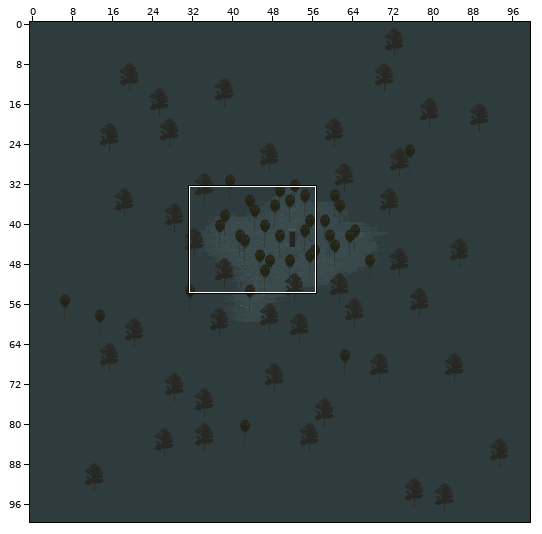
Level history. Tiled map: src/regions/allorova.tmx. The picture above shows the old version from afar; the outline marks the close-up.
Close-up. Before the commit:
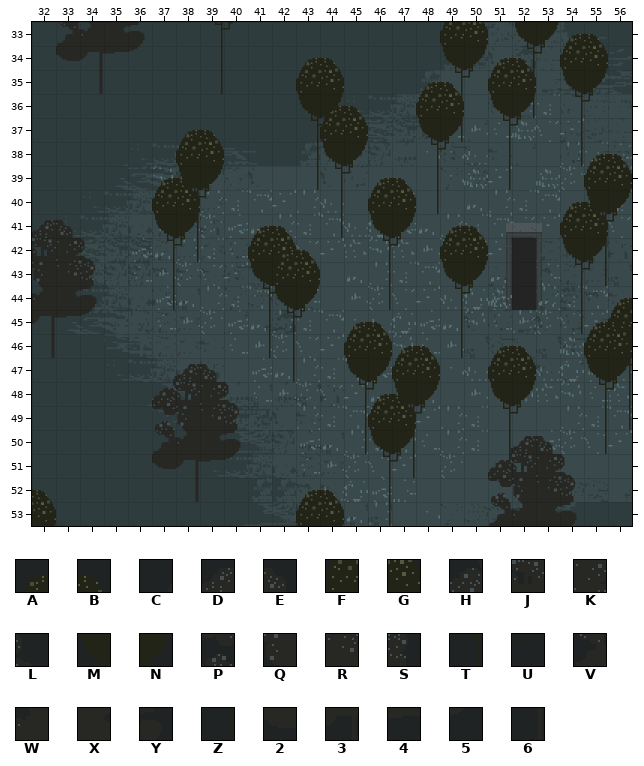
Cells are 32x32 px. Shown: x 32..56, y 33..53. The commit also changed other parts of the map, which this record leaves out.
Key: from "World": A 15, B 16, C 17, D 18, E 19, F 75, G 76, H 77, J 78, K 79, L 80, M 135, N 136, P 137, Q 138, R 139, S 140, T 195, U 196, V 197, W 198, X 199, Y 200, Z 255, 2 257, 3 258, 4 259, 5 260, 6 318.
_ is an empty cell.
Layers that did not change in this view are not listed.
Layer "Trees" before, first column x 32:
33 _________________FG_MNAB_
34 _________________MN_TUFG_
35 _________________TU_Z_MN_
36 ____________AB___Z__Z_TU_
37 ____________FG___Z____Z__
38 ____________MN________Z__
39 _____AB_____TUAB_________
40 _____FG_____Z_FG______AB_
41 _____MN__AB_Z_MN_AB___FG_
42 _____TU__FG___TU_FG___MN_
43 _____Z___MN___Z__MN___TU_
44 _____Z___TU___Z__TU___Z_A
45 _________Z_______Z____Z_F
46 _________Z_______Z_AB___M
47 ___________________FG___T
48 ______________AB___MN___Z
49 ______________FG___TU___Z
50 ______________MN___Z_____
51 ______________TU___Z_____
52 ___________AB_Z__________
53 ___________FG_Z__________
Layer "Trees Nearer" before, first column x 32:
33 _______TU________________
34 _______Z_________________
35 _______Z________AB_______
36 ________________FG_______
37 ________________MN_______
38 ________________TU_______
39 ________________Z________
40 ________________Z________
41 _________________________
42 __________AB_____________
43 __________FG_____________
44 __________MN_____________
45 __________TU_____________
46 __________Z____AB________
47 __________Z____FG________
48 _______________MN________
49 _______________TU________
50 _______________Z_________
51 _______________Z_________
52 B________________________
53 G________________________
Layer "Trees Farther" before, first column x 32:
33 _________________________
34 ___________AB______AB____
35 ___________FG______FG____
36 ___________MN______MN____
37 ______AB___TU______TU____
38 ______FG___Z_______Z___AB
39 ______MN___Z_______Z___FG
40 ______TU_______________MN
41 ______Z________________TU
42 ______Z________________Z_
43 _______________________Z_
44 _________________________
45 _____________AB________AB
46 _____________FG________FG
47 _____________MN________MN
48 _____________TU________TU
49 _____________Z_________Z_
50 _____________Z_________Z_
51 _________________________
52 _________________________
53 _________________________
Layer "Outer Trees" before, first column x 32:
33 _VWXY____________________
34 _2345____________________
35 __6______________________
36 _________________________
37 _________________________
38 _________________________
39 _________________________
40 _________________________
41 DE_______________________
42 JKL______________________
43 QRS______________________
44 WXY______________________
45 345______________________
46 6________________________
47 _____CDE_________________
48 _____HJKL________________
49 _____PQRS________________
50 _____VWXY__________CDE___
51 _____2345__________HJKL__
52 ______6____________PQRS__
53 ___________________VWXY__
Now the later version:
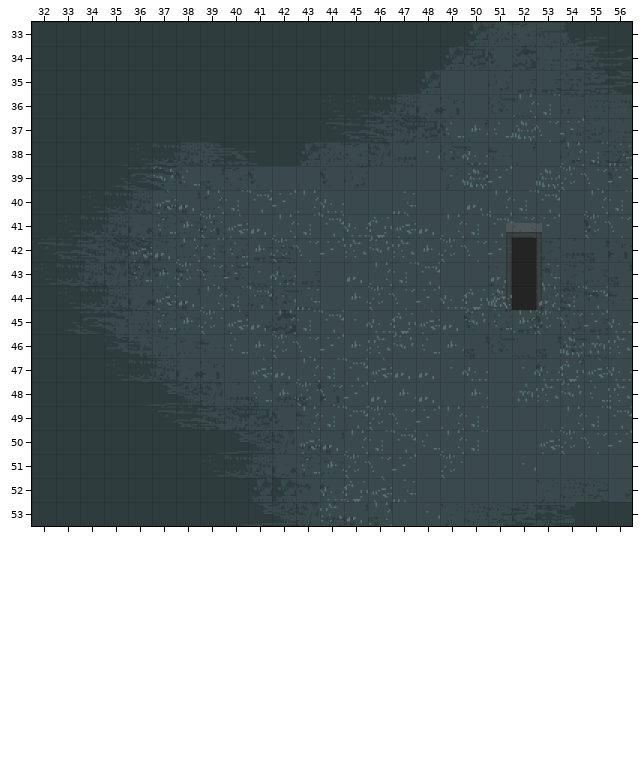
Edits made:
Changed rows in their new state; . is an unchanged cell.
Layer "Trees" (removed):
first column x 37:
33 ............__.____.
34 ............__.____.
35 ............__._.__.
36 .......__..._.._.__.
37 .......__..._...._..
38 .......__........_..
39 __.....____.........
40 __....._.__......__.
41 __..__._.__.__...__.
42 __..__...__.__...__.
43 _...__..._..__...__.
44 _...__..._..__..._._
45 ...._......._...._._
46 ...._......._.__..._
47 ..............__..._
48 .........__...__..._
49 .........__...__..._
50 .........__..._.....
51 .........__..._.....
52 ......__._..........
53 ......__._..........
Layer "Trees Nearer" (removed):
first column x 32:
33 .......__.........
34 ......._..........
35 ......._........__
36 ................__
37 ................__
38 ................__
39 ................_.
40 ................_.
42 ..........__......
43 ..........__......
44 ..........__......
45 ..........__......
46 .........._....__.
47 .........._....__.
48 ...............__.
49 ...............__.
50 ..............._..
51 ..............._..
52 _.................
53 _.................
Layer "Trees Farther" (removed):
first column x 38:
34 .....__......__....
35 .....__......__....
36 .....__......__....
37 __...__......__....
38 __..._......._...__
39 __..._......._...__
40 __...............__
41 _................__
42 _................_.
43 ................._.
45 .......__........__
46 .......__........__
47 .......__........__
48 .......__........__
49 ......._........._.
50 ......._........._.
Layer "Outer Trees" (now hidden):
first column x 33:
33 ____
34 ____
35 ._..
first column x 32:
41 __.....................
42 ___....................
43 ___....................
44 ___....................
45 ___....................
46 _......................
47 .....___...............
48 .....____..............
49 .....____..............
50 .....____..........___.
51 .....____..........____
52 ......_............____
53 ...................____
Boxes around the changes in both close-ups, in picture pixels (x1, y1, x2, y2):
removed: (56, 22, 145, 94)
removed: (215, 22, 233, 94)
removed: (248, 22, 632, 526)
removed: (152, 130, 224, 310)
removed: (32, 220, 97, 358)
removed: (152, 364, 241, 502)
removed: (32, 490, 56, 526)
